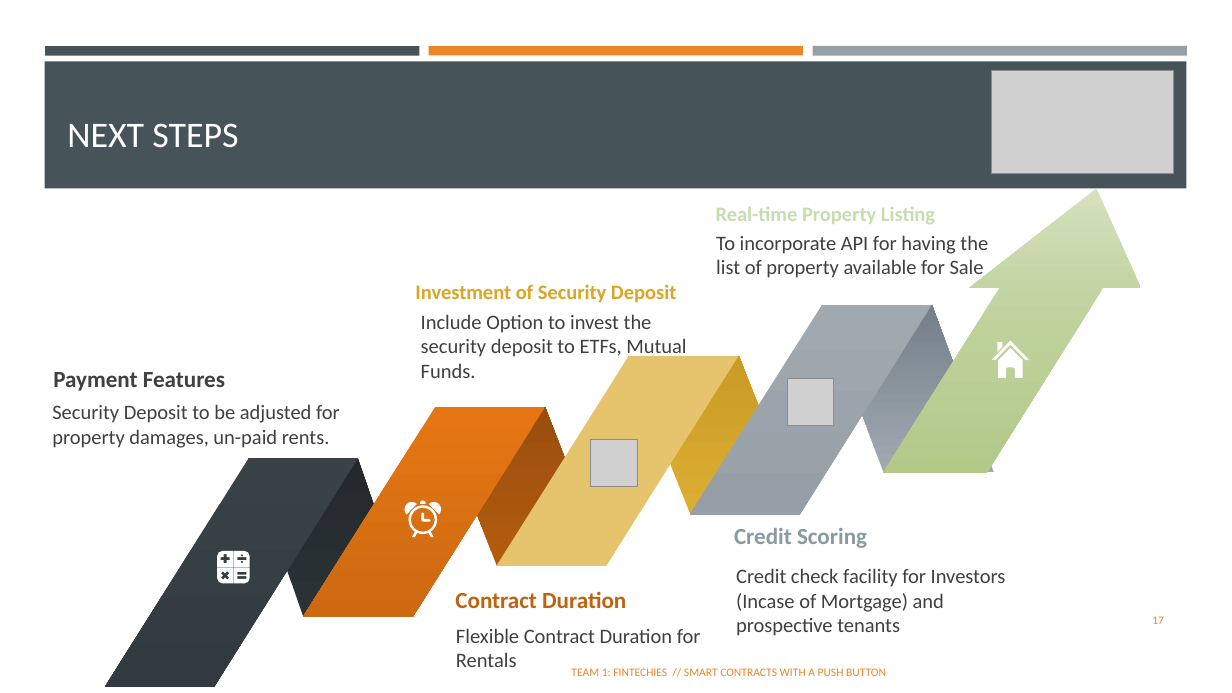
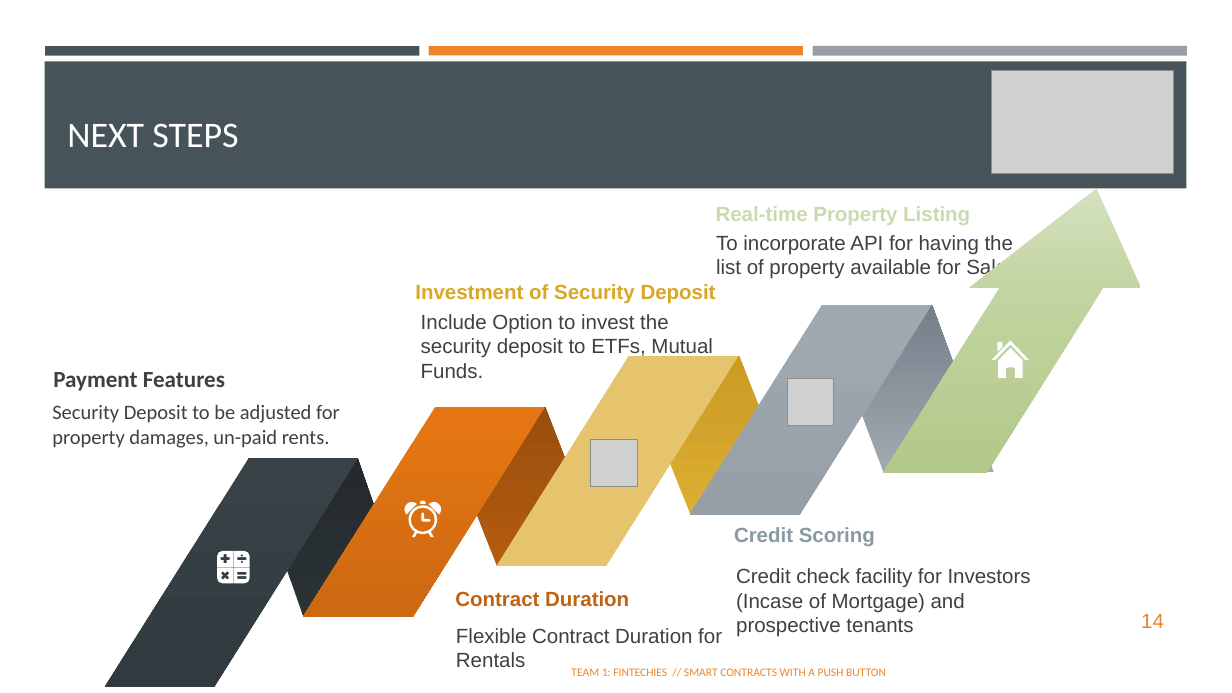
Before and after one commit to maitree7/BlocHome_DeFi, a slide deck: slide 14 of Presentation/Bloc_Home_20201012.pptx (slide 17 before the commit). Drawn at 1232x693 pixels with LibreOffice and Linux fonts; fonts in the diff are those of the drawing; grey boxes stand for pictures; background and template pictures are left out. Boxes give left, top, right and bottom in pixels: in the first picture for what was removed or moved away, otherwise in the second. Text is boxed around its words. In the diff, an @@ line names an element or a change of style, - is before the commit and + after.

```diff
--- a/Presentation/Bloc_Home_20201012.pptx
+++ b/Presentation/Bloc_Home_20201012.pptx
@@ font Calibri to Arial in 6 elements at bbox=[736, 568, 1031, 637], bbox=[456, 628, 722, 667], bbox=[716, 235, 1013, 279], bbox=[716, 206, 970, 225], bbox=[421, 314, 712, 378], bbox=[415, 284, 716, 304] @@
@@ text "Credit Scoring" at bbox=[734, 527, 875, 546]: size 18 to 16 pt, font Calibri to Arial @@
@@ text "Contract Duration" at bbox=[455, 591, 629, 607]: size 18 to 16 pt, font Calibri to Arial @@
@@ page number at bbox=[1141, 614, 1164, 628]: text changed; size 9 to 16 pt; font Calibri to Arial @@
-17
+14
```
Also in this commit, not shown: 11 other slides changed, 3 slides removed, 3 other files.
